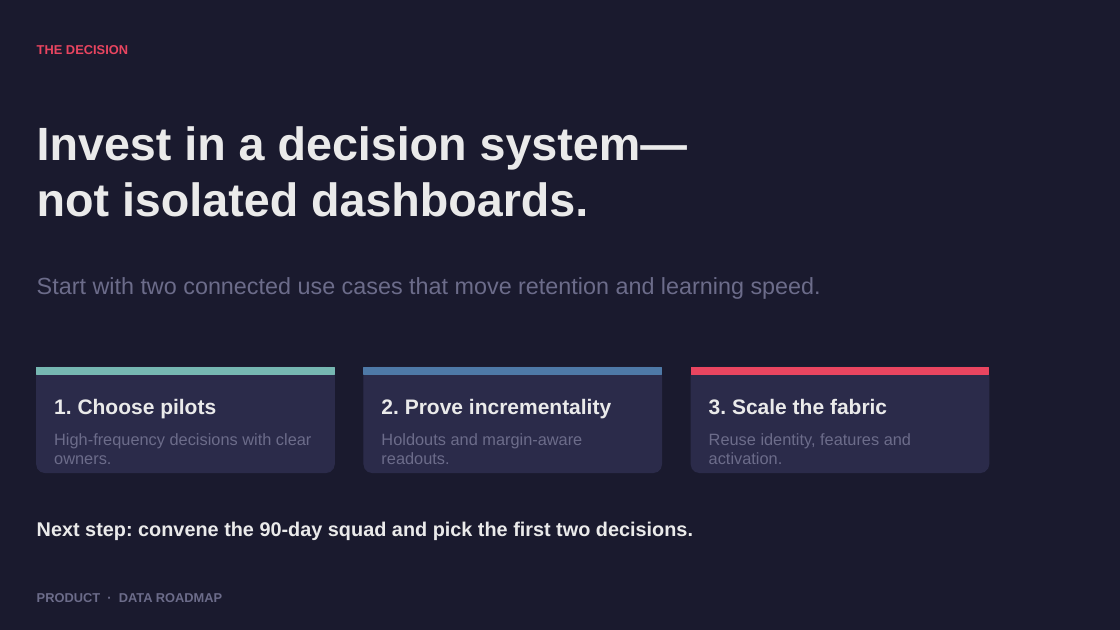
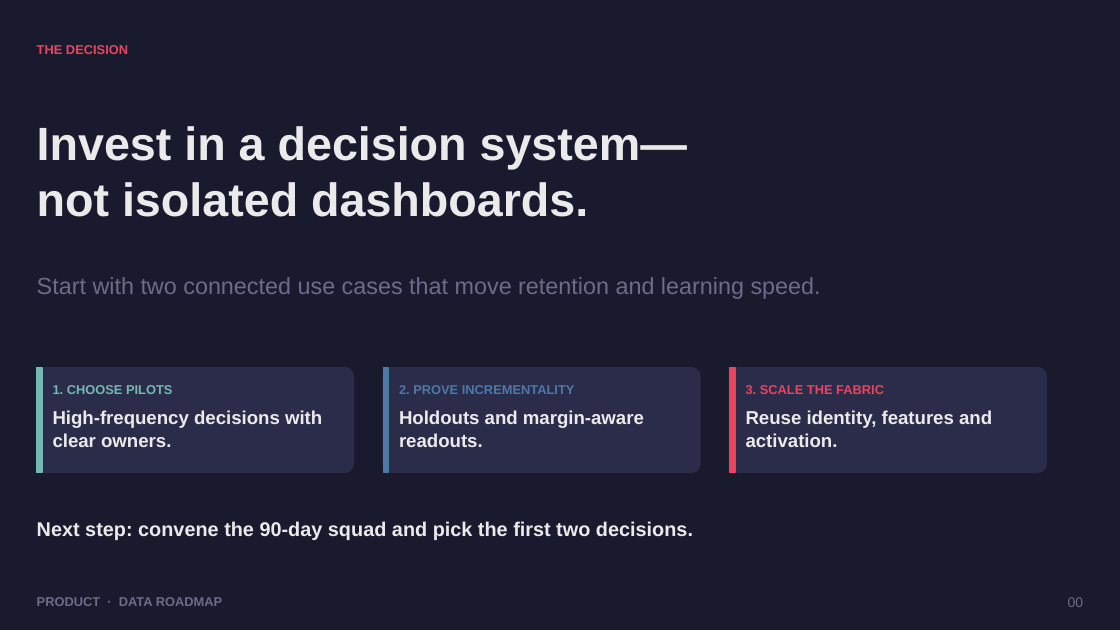
Before and after one commit to dhanesh123in/ppt-gen, a slide deck: slide 30 of examples/demo.pptx (slide 15 before the commit). Drawn at 1120x630 pixels with LibreOffice and Linux fonts; fonts in the diff are those of the drawing. Boxes give left, top, right and bottom in pixels: in the first picture for what was removed or moved away, otherwise in the second. Text is boxed around its words. In the diff, an @@ line names an element or a change of style, - is before the commit and + after.

```diff
--- a/examples/demo.pptx
+++ b/examples/demo.pptx
@@ rounded rectangle: place and size @@
-rounded rectangle at <box>37,368,334,473</box>
+rounded rectangle at <box>37,368,354,473</box>
@@ rectangle: place and size @@
-rectangle at <box>37,368,334,375</box>
+rectangle at <box>37,368,42,473</box>
@@ text at <box>53,385,172,394</box>: text changed; size 18 to 11 pt; text colour #EAEAEA to #76B7B2 @@
-1. Choose pilots
+1. CHOOSE PILOTS
@@ rounded rectangle: place and size @@
-rounded rectangle at <box>364,368,661,473</box>
+rounded rectangle at <box>383,368,700,473</box>
@@ rectangle: place and size @@
-rectangle at <box>364,368,661,375</box>
+rectangle at <box>383,368,388,473</box>
@@ text at <box>399,385,575,394</box>: text changed; size 18 to 11 pt; text colour #EAEAEA to #4E79A7 @@
-2. Prove incrementality
+2. PROVE INCREMENTALITY
@@ rounded rectangle: place and size @@
-rounded rectangle at <box>691,368,989,473</box>
+rounded rectangle at <box>730,368,1047,473</box>
@@ rectangle: place and size @@
-rectangle at <box>691,368,989,375</box>
+rectangle at <box>730,368,735,473</box>
@@ text at <box>746,385,884,394</box>: text changed; size 18 to 11 pt; text colour #EAEAEA to #E94560 @@
-3. Scale the fabric
+3. SCALE THE FABRIC
@@ text "High-frequency decisions with clear owners.": place and size @@
-text "High-frequency decisions with clear owners." at <box>54,433,311,464</box>
+text "High-frequency decisions with clear owners." at <box>53,410,322,447</box>
@@ text "Holdouts and margin-aware readouts.": place and size @@
-text "Holdouts and margin-aware readouts." at <box>381,433,582,464</box>
+text "Holdouts and margin-aware readouts." at <box>399,410,644,447</box>
@@ size 14 to 16 pt, text colour #6C6C8A to #EAEAEA, bold on in 3 elements at <box>53,410,322,447</box>, <box>399,410,644,447</box>, <box>746,410,992,447</box> @@
@@ text "Reuse identity, features and activation.": place and size @@
-text "Reuse identity, features and activation." at <box>709,433,911,464</box>
+text "Reuse identity, features and activation." at <box>746,410,992,447</box>
@@ text "PRODUCT · DATA ROADMAP": place and size @@
-text "PRODUCT · DATA ROADMAP" at <box>37,593,222,602</box>
+text "PRODUCT · DATA ROADMAP" at <box>37,597,222,606</box>
@@ text added at <box>1068,597,1084,607</box>, 12 pt, text #6C6C8A @@
+00
```
Also in this commit, not shown: 11 other slides changed, 15 slides added, 41 other files.
